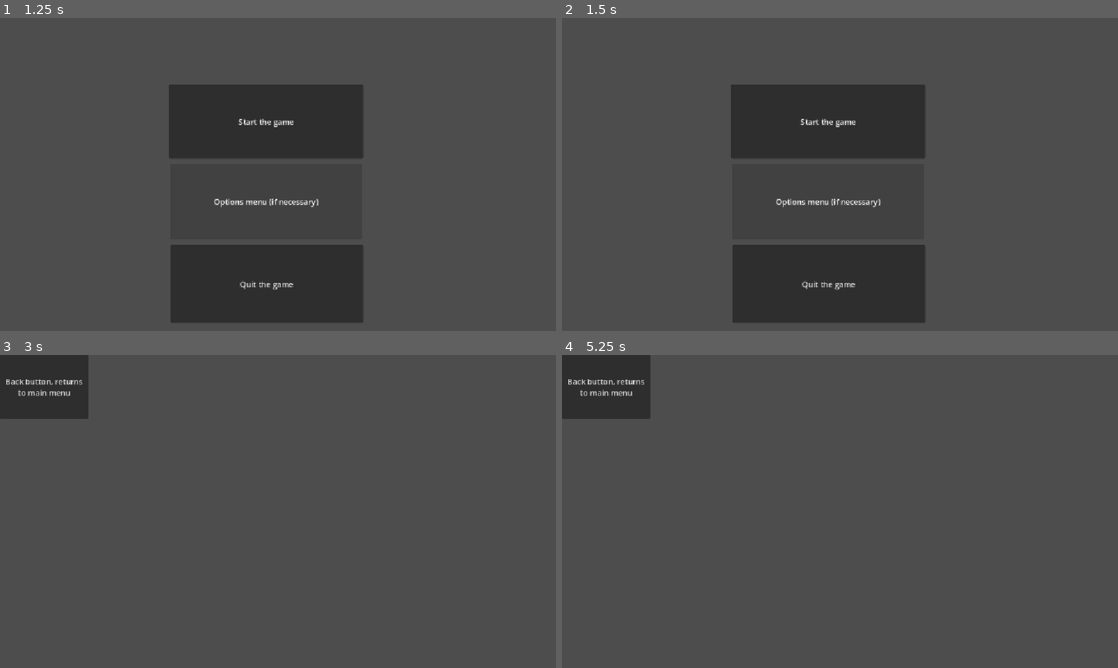
Above: before the commit, frames 1-4 (two rows, left to right).
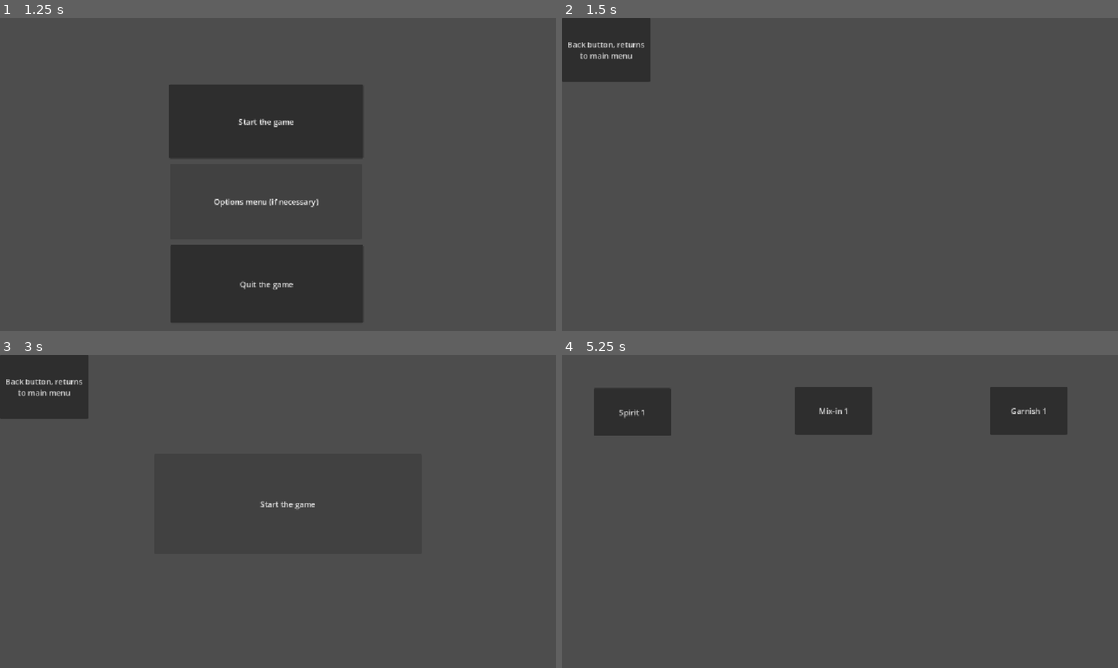
Above: after the commit, the same moments.

Repository: KingOfMarz14/Temperance
Game: Godot game, scene res://scenes/title_screen/title_screen.tscn
The game is run twice, just before and just after one commit, with the same random seed, the same clock (stepped at 60 frames per second) and the same inputs. Before the commit the project starts from res://scenes/title_screen.tscn.
Inputs (mouse positions are in pixels of both pictures, inside the frame that each line leads up to):
- Up to frame 1 (1.25 s): click "Title Screen, takes to main m…" at 0.5 s
- Up to frame 2 (1.5 s): click "Options menu (if necessary)" at 1.25 s
- Up to frame 3 (3 s): click (44, 386) at 2 s, where only the run after the commit has a clickable "Back button, returns to main …"; click "Start the game" at 2.75 s
- Up to frame 4 (5.25 s): click "Back button, returns to main …" at 3.5 s; click "Start the game" at 4.25 s; click (851, 505) at 5 s, where only the run after the commit has a clickable "Start the game"

Frame 1 is identical in both runs. In frame 2, 20% of the frame differs, in the area x 0-66%, y 0-98%; in frame 3, 0.1%; in frame 4, 7.5%.

Commit message:
Copied everything from accidental personal file
I've accidentally been working in a private file rather than the shared GitHub file, so I added everything I did there as well as a Drink class which can be used as a foundation for orders

Diff:
--- /dev/null
+++ b/scenes/drink_class.gd
@@ -0,0 +1,37 @@
+class_name Drink
+extends Node
+
+var _glass
+var _spirit
+var _mix
+var _garnish
+
+func _init() -> void:
+	self.glass = null;
+	self.spirit = null;
+	self.mix = null;
+	self.garnish = null;
+
+var glass:
+	get:
+		return _glass;
+	set(x):
+		_glass = x;
+
+var spirit:
+	get:
+		return _spirit;
+	set(x):
+		_spirit = x;
+
+var mix:
+	get:
+		return _mix;
+	set(x):
+		_mix = x;
+
+var garnish:
+	get:
+		return _garnish;
+	set(x):
+		_garnish = x;
--- /dev/null
+++ b/scenes/game.gd
@@ -0,0 +1,26 @@
+extends Node2D
+var drink = Drink.new();
+
+# Called when the node enters the scene tree for the first time.
+func _ready() -> void:
+	pass # Replace with function body.
+
+
+# Called every frame. 'delta' is the elapsed time since the previous frame.
+func _process(delta: float) -> void:
+	pass
+
+
+func _on_spirit_1_pressed() -> void:
+	drink.spirit = "placeholder"
+
+
+func _on_garnish_1_pressed() -> void:
+	drink.garnish = "placeholder"
+
+
+func _on_mixin_1_pressed() -> void:
+	drink.mix = "placeholder"
+
+
+#
--- /dev/null
+++ b/scenes/game.tscn
@@ -0,0 +1,47 @@
+[gd_scene format=3 uid="uid://b1ugug67gkc7p"]
+
+[ext_resource type="Script" uid="uid://capv5wgfl88ff" path="res://scenes/game.gd" id="1_yqjtg"]
+[ext_resource type="Script" uid="uid://p4pnimwyctgj" path="res://scenes/drink_class.gd" id="2_lnu2h"]
+
+[node name="Game" type="Node2D" unique_id=357713896]
+script = ExtResource("1_yqjtg")
+
+[node name="Camera2D" type="Camera2D" parent="." unique_id=93073527]
+position = Vector2(577, 325)
+
+[node name="Drink Class" type="Sprite2D" parent="." unique_id=912055357]
+script = ExtResource("2_lnu2h")
+
+[node name="Ingredients" type="Control" parent="." unique_id=2048599419]
+layout_mode = 3
+anchors_preset = 0
+offset_right = 40.0
+offset_bottom = 40.0
+
+[node name="spirit_1" type="Button" parent="Ingredients" unique_id=986877432]
+layout_mode = 0
+offset_left = 67.0
+offset_top = 70.0
+offset_right = 227.0
+offset_bottom = 169.0
+text = "Spirit 1"
+
+[node name="mix-in_1" type="Button" parent="Ingredients" unique_id=1762562314]
+layout_mode = 0
+offset_left = 484.0
+offset_top = 67.0
+offset_right = 644.0
+offset_bottom = 166.0
+text = "Mix-in 1"
+
+[node name="garnish_1" type="Button" parent="Ingredients" unique_id=19894844]
+layout_mode = 0
+offset_left = 888.0
+offset_top = 67.0
+offset_right = 1048.0
+offset_bottom = 166.0
+text = "Garnish 1"
+
+[connection signal="pressed" from="Ingredients/spirit_1" to="." method="_on_spirit_1_pressed"]
+[connection signal="pressed" from="Ingredients/mix-in_1" to="." method="_on_mixin_1_pressed"]
+[connection signal="pressed" from="Ingredients/garnish_1" to="." method="_on_garnish_1_pressed"]
--- a/scenes/main_menu.gd
+++ b/scenes/main_menu/main_menu.gd
@@ -11,11 +11,11 @@
 	pass
 
 func _on_start_pressed() -> void:
-	get_tree().change_scene_to_file("res://scenes/start_menu.tscn")
+	get_tree().change_scene_to_file("res://scenes/start_menu/start_menu.tscn")
 
 
 func _on_options_pressed() -> void:
-	get_tree().change_scene_to_file("res://scenes/Options.tscn")
+	get_tree().change_scene_to_file("res://scenes/options_menu/options_menu.tscn")
 
 
 func _on_quit_pressed() -> void:
@@ -23,4 +23,4 @@
 
 
 func _on_back_pressed() -> void:
-	get_tree().change_scene_to_file("res://scenes/main_menu.tscn")
+	get_tree().change_scene_to_file("res://scenes/main_menu/main_menu.tscn")
--- a/scenes/main_menu.tscn
+++ b/scenes/main_menu/main_menu.tscn
@@ -1,6 +1,6 @@
 [gd_scene format=3 uid="uid://dnxjbc7wygcn8"]
 
-[ext_resource type="Script" uid="uid://cwe6svi12k0be" path="res://scenes/main_menu.gd" id="1_l6cm7"]
+[ext_resource type="Script" uid="uid://cwe6svi12k0be" path="res://scenes/main_menu/main_menu.gd" id="1_l6cm7"]
 
 [node name="Main Menu" type="Node2D" unique_id=1997712025]
 script = ExtResource("1_l6cm7")
--- a/scenes/options_menu.tscn
+++ /dev/null
@@ -1,3 +0,0 @@
-[gd_scene format=3 uid="uid://bb1ny5h4o24gf"]
-
-[node name="Options Menu" type="Node2D" unique_id=1067580395]
--- a/scenes/title_screen.gd
+++ b/scenes/options_menu/options_menu.gd
@@ -10,8 +10,5 @@
 func _process(delta: float) -> void:
 	pass
 
-
-
-
-func _on_title_screen_pressed() -> void:
-	get_tree().change_scene_to_file("res://scenes/main_menu.tscn")
+func _on_back_button_pressed() -> void:
+	get_tree().change_scene_to_file("res://scenes/main_menu/main_menu.tscn")
--- /dev/null
+++ b/scenes/options_menu/options_menu.tscn
@@ -0,0 +1,23 @@
+[gd_scene format=3 uid="uid://bb1ny5h4o24gf"]
+
+[ext_resource type="Script" uid="uid://cwx6v0cox3n64" path="res://scenes/options_menu/options_menu.gd" id="1_yv8em"]
+[ext_resource type="Script" uid="uid://dacldvpcy4t0q" path="res://scenes/start_menu/back_button.gd" id="2_44mp6"]
+
+[node name="Options Menu" type="Node2D" unique_id=1067580395]
+script = ExtResource("1_yv8em")
+
+[node name="Button Manager" type="Control" parent="." unique_id=97155558]
+layout_mode = 3
+anchors_preset = 0
+offset_right = 40.0
+offset_bottom = 40.0
+
+[node name="Back Button" type="Button" parent="Button Manager" unique_id=2094659555]
+layout_mode = 0
+offset_right = 183.0
+offset_bottom = 132.0
+text = "Back button, returns
+to main menu"
+script = ExtResource("2_44mp6")
+
+[connection signal="pressed" from="Button Manager/Back Button" to="." method="_on_back_button_pressed"]
--- a/scenes/start_menu.tscn
+++ /dev/null
@@ -1,23 +0,0 @@
-[gd_scene format=3 uid="uid://gnmu7v4xipal"]
-
-[ext_resource type="Script" uid="uid://co1fsahuygdrw" path="res://scenes/start_menu.gd" id="1_thu50"]
-[ext_resource type="Script" uid="uid://dacldvpcy4t0q" path="res://scenes/back_button.gd" id="2_m7x51"]
-
-[node name="Start Menu" type="Node2D" unique_id=1067580395]
-script = ExtResource("1_thu50")
-
-[node name="Button Manager" type="Control" parent="." unique_id=1047478714]
-layout_mode = 3
-anchors_preset = 0
-offset_right = 40.0
-offset_bottom = 40.0
-
-[node name="Back Button" type="Button" parent="Button Manager" unique_id=1777276829]
-layout_mode = 0
-offset_right = 183.0
-offset_bottom = 132.0
-text = "Back button, returns
-to main menu"
-script = ExtResource("2_m7x51")
-
-[connection signal="pressed" from="Button Manager/Back Button" to="." method="_on_back_button_pressed"]
--- a/scenes/start_menu.gd
+++ b/scenes/start_menu/start_button.gd
@@ -1,4 +1,4 @@
-extends Node2D
+extends Button
 
 
 # Called when the node enters the scene tree for the first time.
@@ -13,5 +13,5 @@
 
 
 
-func _on_back_button_pressed() -> void:
-	get_tree().change_scene_to_file("res://scenes/main_menu.tscn")
+func _on_title_screen_pressed() -> void:
+	get_tree().change_scene_to_file("res://scenes/main_menu/main_menu.tscn")
--- /dev/null
+++ b/scenes/start_menu/start_menu.gd
@@ -0,0 +1,21 @@
+extends Node2D
+
+
+# Called when the node enters the scene tree for the first time.
+func _ready() -> void:
+	pass # Replace with function body.
+
+
+# Called every frame. 'delta' is the elapsed time since the previous frame.
+func _process(delta: float) -> void:
+	pass
+
+
+
+
+func _on_back_button_pressed() -> void:
+	get_tree().change_scene_to_file("res://scenes/main_menu/main_menu.tscn")
+
+
+func _on_start_button_pressed() -> void:
+	get_tree().change_scene_to_file("res://scenes/game.tscn")
--- /dev/null
+++ b/scenes/start_menu/start_menu.tscn
@@ -0,0 +1,34 @@
+[gd_scene format=3 uid="uid://gnmu7v4xipal"]
+
+[ext_resource type="Script" uid="uid://co1fsahuygdrw" path="res://scenes/start_menu/start_menu.gd" id="1_thu50"]
+[ext_resource type="Script" uid="uid://dacldvpcy4t0q" path="res://scenes/start_menu/back_button.gd" id="2_m7x51"]
+[ext_resource type="Script" uid="uid://bff5us1dq52ek" path="res://scenes/start_menu/start_button.gd" id="3_ujype"]
+
+[node name="Start Menu" type="Node2D" unique_id=1067580395]
+script = ExtResource("1_thu50")
+
+[node name="Button Manager" type="Control" parent="." unique_id=1047478714]
+layout_mode = 3
+anchors_preset = 0
+offset_right = 40.0
+offset_bottom = 40.0
+
+[node name="Back Button" type="Button" parent="Button Manager" unique_id=1777276829]
+layout_mode = 0
+offset_right = 183.0
+offset_bottom = 132.0
+text = "Back button, returns
+to main menu"
+script = ExtResource("2_m7x51")
+
+[node name="Start Button" type="Button" parent="Button Manager" unique_id=162921775]
+layout_mode = 0
+offset_left = 319.0
+offset_top = 205.0
+offset_right = 874.0
+offset_bottom = 412.0
+text = "Start the game"
+script = ExtResource("3_ujype")
+
+[connection signal="pressed" from="Button Manager/Back Button" to="." method="_on_back_button_pressed"]
+[connection signal="pressed" from="Button Manager/Start Button" to="." method="_on_start_button_pressed"]
--- /dev/null
+++ b/scenes/title_screen/title_screen.gd
@@ -0,0 +1,17 @@
+extends Node2D
+
+
+# Called when the node enters the scene tree for the first time.
+func _ready() -> void:
+	pass # Replace with function body.
+
+
+# Called every frame. 'delta' is the elapsed time since the previous frame.
+func _process(delta: float) -> void:
+	pass
+
+
+
+
+func _on_title_screen_pressed() -> void:
+	get_tree().change_scene_to_file("res://scenes/main_menu/main_menu.tscn")
--- a/scenes/title_screen.tscn
+++ b/scenes/title_screen/title_screen.tscn
@@ -1,6 +1,6 @@
 [gd_scene format=3 uid="uid://6x7yauuha0t7"]
 
-[ext_resource type="Script" uid="uid://b3a88um45xeqe" path="res://scenes/title_screen.gd" id="1_fgkus"]
+[ext_resource type="Script" uid="uid://b3a88um45xeqe" path="res://scenes/title_screen/title_screen.gd" id="1_fgkus"]
 
 [node name="Title Screen" type="Node2D" unique_id=569771428]
 script = ExtResource("1_fgkus")
Not shown, added: scenes/drink_class.gd.uid
Not shown, added: scenes/game.gd.uid
Renamed: scenes/main_menu.gd.uid -> scenes/main_menu/main_menu.gd.uid
Not shown, added: scenes/options_menu/options_menu.gd.uid
Renamed: scenes/back_button.gd -> scenes/start_menu/back_button.gd
Renamed: scenes/back_button.gd.uid -> scenes/start_menu/back_button.gd.uid
Not shown, added: scenes/start_menu/start_button.gd.uid
Renamed: scenes/start_menu.gd.uid -> scenes/start_menu/start_menu.gd.uid
Renamed: scenes/title_screen.gd.uid -> scenes/title_screen/title_screen.gd.uid
Not shown: 1 places in scenes/title_screen/title_screen.tscn that only renumber resources
